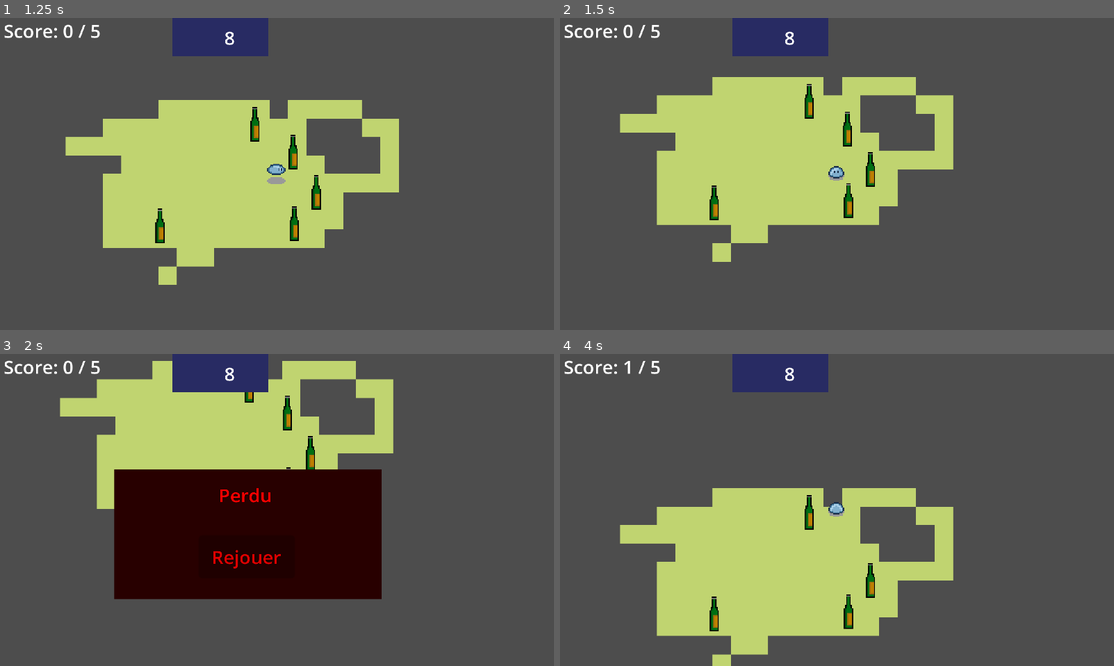
Above: before the commit, frames 1-4 (two rows, left to right).
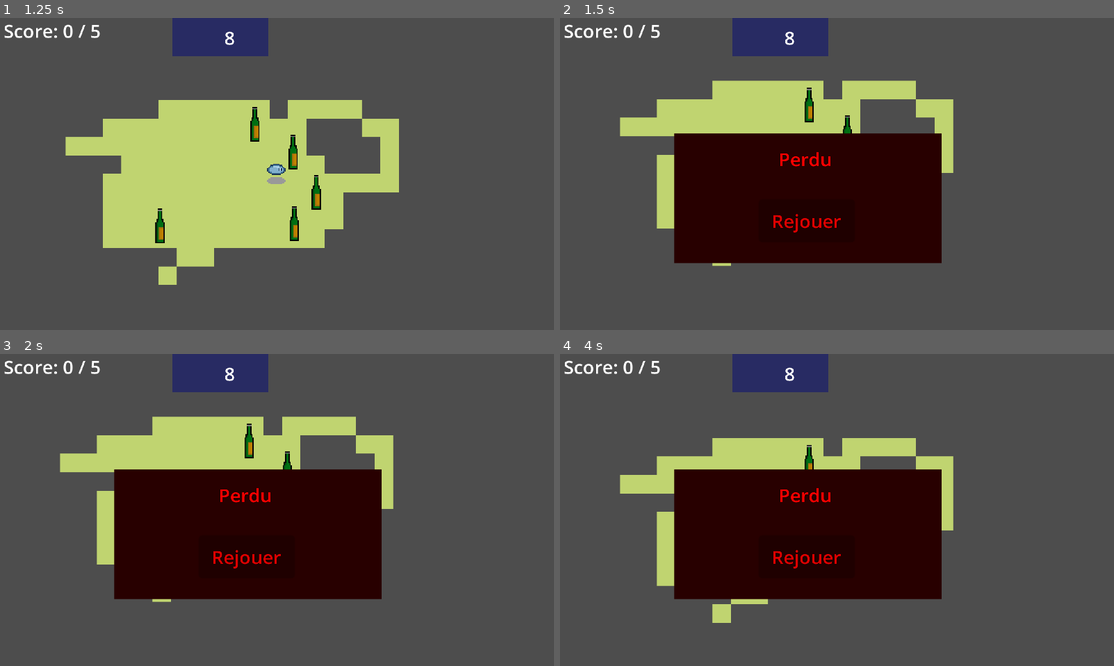
Above: after the commit, the same moments.

Repository: LEBOURGEOIS-maker/Jacky-boiiing
Game: Godot game, scene res://Scenes/mainScene.tscn
The game is run twice, just before and just after one commit, with the same random seed, the same clock (stepped at 60 frames per second) and the same inputs.
Inputs (mouse positions are in pixels of both pictures, inside the frame that each line leads up to):
- Up to frame 1 (1.25 s): tap Enter (ui_accept) at 0.5, 0.77 s; move the mouse to (376, 223) at 0.52 s; hold Right (ui_right) from 0.53 s (still down)
- Up to frame 2 (1.5 s): move the mouse to (726, 189) at 1.27 s; release Right (ui_right) at 1.28 s; hold S (down) from 1.28 s (still down)
- Up to frame 3 (2 s): keep holding S (down); tap Enter (ui_accept) at 1.52 s
- Up to frame 4 (4 s): release S (down) at 2 s; click "Rejouer" at 2 s; tap Enter (ui_accept) at 2.75, 3.77 s; move the mouse to (892, 441) at 2.77 s; hold Right (ui_right) 2.78-3.53 s; move the mouse to (809, 572) at 3.52 s; hold Up (ui_up) from 3.53 s (still down)

Frame 1 is identical in both runs. In frame 2, 21% of the frame differs, in the area x 10-72%, y 18-80%; in frame 3, 9.9%; in frame 4, 31%, in the area x 10-72%, y 2-100%.

Commit message:
ui left ui right

Diff:
--- a/Scenes/main_scene.gd
+++ b/Scenes/main_scene.gd
@@ -25,9 +25,9 @@
 
 func handle_character_movement(delta):
 	if movement_enabled:
-		if Input.is_action_pressed("move_right"):
+		if Input.is_action_pressed("ui_right"):
 			position.x += 100 * delta
-		elif Input.is_action_pressed("move_left"):
+		elif Input.is_action_pressed("ui_left"):
 			position.x -= 100 * delta
 
 func _process(delta):
